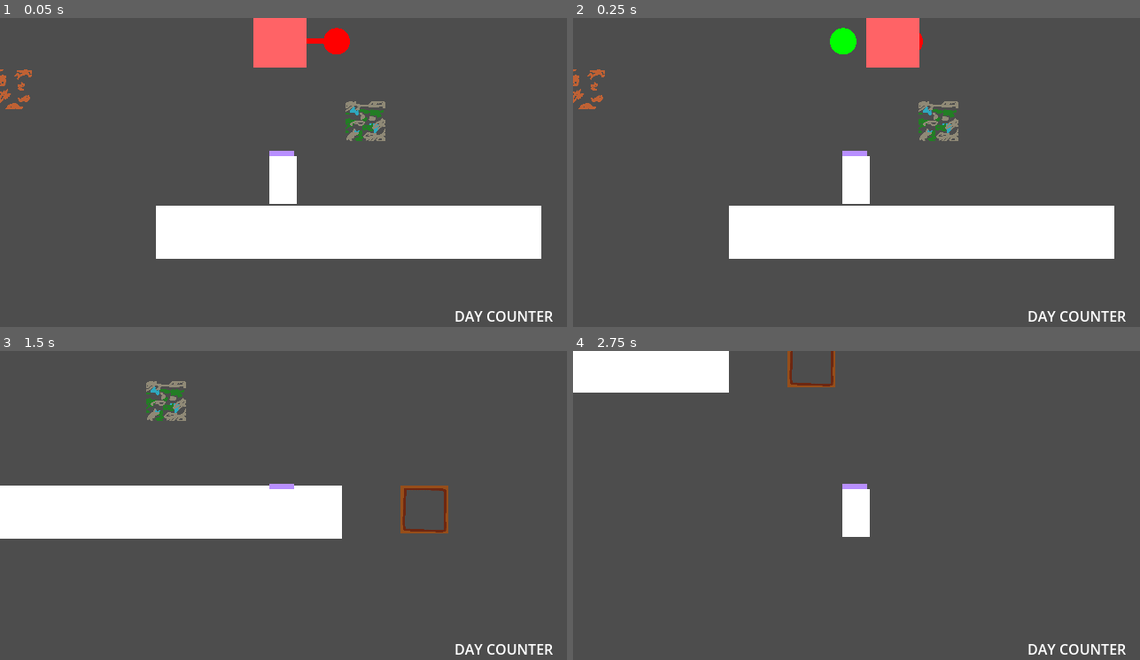
Above: before the commit, frames 1-4 (two rows, left to right).
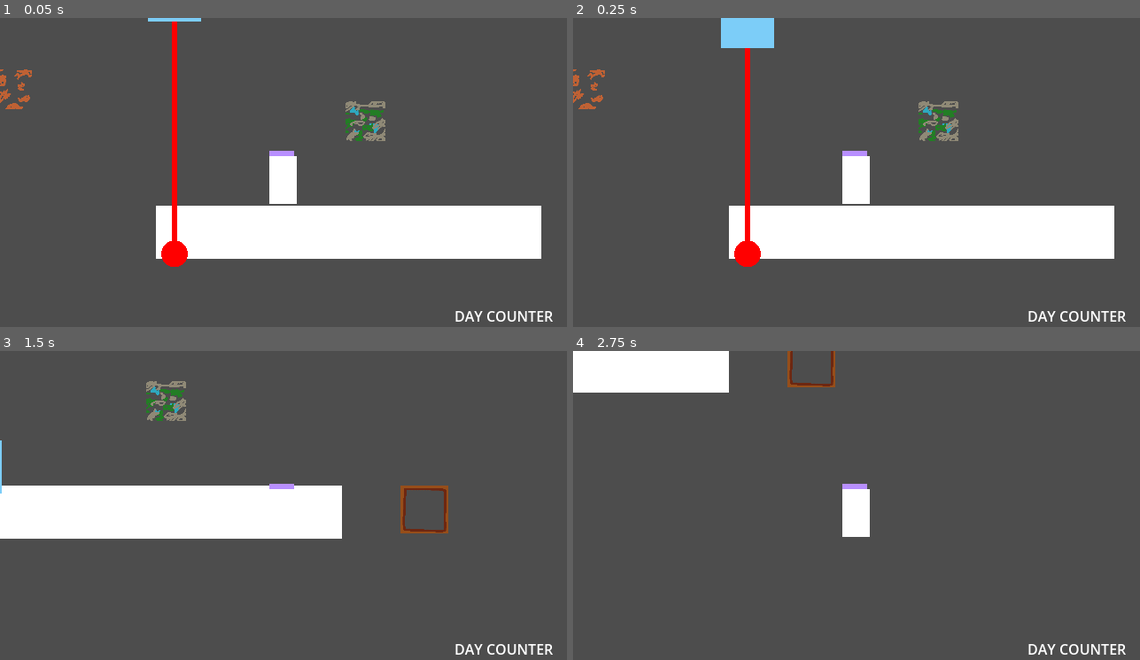
Above: after the commit, the same moments.

Repository: Myriadn/Alter-Serra
Game: Godot game, scene res://scenes/levels/node_2d.tscn
Same seed, same stepped clock (60 frames per second), same inputs: the game is played once before the commit and once after it.
Inputs (mouse positions are in pixels of both pictures, inside the frame that each line leads up to):
- Up to frame 1 (0.05 s): no input
- Up to frame 2 (0.25 s): no input
- Up to frame 3 (1.5 s): move the mouse to (408, 493) at 0.52 s; hold D (move_right) 0.53-1.28 s; hold E (interact) 0.53-1.28 s; move the mouse to (170, 527) at 1.27 s; hold S (move_down) from 1.28 s (still down); tap E (interact) at 1.35 s
- Up to frame 4 (2.75 s): move the mouse to (913, 440) at 2.02 s; release S (move_down) at 2.03 s; hold D (move_right) from 2.03 s (still down); hold E (interact) from 2.03 s (still down)

The runs differ from the first frame. In frame 1, 3.0% of the frame differs, in the area x 26-62%, y 0-81%; in frame 2, 3.7%; in frame 3, less than 0.1%; in frame 4, nothing differs.

Commit message:
feat, fix: ai system w/ Area 2D

Diff:
--- a/scenes/ai/ai_horizontal.tscn
+++ b/scenes/ai/ai_horizontal.tscn
@@ -1,20 +1,24 @@
 [gd_scene format=3 uid="uid://dclef2xnuhnuy"]
 
-[ext_resource type="Script" uid="uid://bqvtxqauox1t1" path="res://scripts/ai/ai_horizontal.gd" id="1_6chqj"]
+[ext_resource type="Script" uid="uid://baobhpuc74f4u" path="res://scripts/ai/ai_horizontal.gd" id="1_6chqj"]
 
-[sub_resource type="RectangleShape2D" id="RectangleShape2D_v1jmu"]
+[sub_resource type="RectangleShape2D" id="RectangleShape2D_6chqj"]
 
-[node name="AIHorizontal" type="CharacterBody2D" unique_id=227653391]
+[node name="AIHorizontal" type="Area2D" unique_id=2112976687]
 script = ExtResource("1_6chqj")
 
-[node name="Sprite2D" type="Sprite2D" parent="." unique_id=261026144]
+[node name="Sprite2D" type="Sprite2D" parent="." unique_id=783440854]
 
-[node name="ColorRect" type="ColorRect" parent="Sprite2D" unique_id=557916235]
+[node name="ColorRect" type="ColorRect" parent="Sprite2D" unique_id=1895745069]
 offset_left = -10.0
 offset_top = -10.0
 offset_right = 10.0
 offset_bottom = 10.0
-color = Color(1, 0.39, 0.4001665, 1)
+color = Color(1, 0.6862745, 0.22352941, 1)
 
-[node name="CollisionShape2D" type="CollisionShape2D" parent="." unique_id=912697858]
-shape = SubResource("RectangleShape2D_v1jmu")
+[node name="CollisionShape2D" type="CollisionShape2D" parent="." unique_id=22470981]
+shape = SubResource("RectangleShape2D_6chqj")
+
+[node name="AnimationPlayer" type="AnimationPlayer" parent="." unique_id=1795037269]
+
+[connection signal="body_entered" from="." to="." method="_on_body_entered"]
--- a/scenes/ai/ai_vertical.tscn
+++ b/scenes/ai/ai_vertical.tscn
@@ -1,20 +1,24 @@
 [gd_scene format=3 uid="uid://bk074axjkhaow"]
 
-[ext_resource type="Script" uid="uid://cc8ukaqe4hi7f" path="res://scripts/ai/ai_vertical.gd" id="1_cl6yq"]
+[ext_resource type="Script" uid="uid://blt78thrbgjh4" path="res://scripts/ai/ai_vertical.gd" id="1_cl6yq"]
 
-[sub_resource type="RectangleShape2D" id="RectangleShape2D_v1jmu"]
+[sub_resource type="RectangleShape2D" id="RectangleShape2D_6chqj"]
 
-[node name="AIVertical" type="CharacterBody2D" unique_id=227653391]
+[node name="AIVertical" type="Area2D" unique_id=2112976687]
 script = ExtResource("1_cl6yq")
 
-[node name="Sprite2D" type="Sprite2D" parent="." unique_id=261026144]
+[node name="Sprite2D" type="Sprite2D" parent="." unique_id=783440854]
 
-[node name="ColorRect" type="ColorRect" parent="Sprite2D" unique_id=557916235]
+[node name="ColorRect" type="ColorRect" parent="Sprite2D" unique_id=1895745069]
 offset_left = -10.0
 offset_top = -10.0
 offset_right = 10.0
 offset_bottom = 10.0
-color = Color(1, 0.39, 0.4001665, 1)
+color = Color(0.4857856, 0.80482614, 0.9698834, 1)
 
-[node name="CollisionShape2D" type="CollisionShape2D" parent="." unique_id=912697858]
-shape = SubResource("RectangleShape2D_v1jmu")
+[node name="CollisionShape2D" type="CollisionShape2D" parent="." unique_id=22470981]
+shape = SubResource("RectangleShape2D_6chqj")
+
+[node name="AnimationPlayer" type="AnimationPlayer" parent="." unique_id=1795037269]
+
+[connection signal="body_entered" from="." to="." method="_on_body_entered"]
--- a/scenes/levels/node_2d.tscn
+++ b/scenes/levels/node_2d.tscn
@@ -54,12 +54,8 @@
 
 [node name="Player" parent="EntityGroup" unique_id=2026500027 instance=ExtResource("2_babg3")]
 
-[node name="AIHorizontal" parent="EntityGroup" unique_id=227653391 instance=ExtResource("4_yg3ru")]
-position = Vector2(-5, -61)
-speed = 75.0
-patrol_distance = 25.0
+[node name="AIHorizontal" parent="EntityGroup" unique_id=2112976687 instance=ExtResource("4_yg3ru")]
+position = Vector2(104, -97)
 
-[node name="AIHorizontal2" parent="EntityGroup" unique_id=6648097 instance=ExtResource("5_ccpaa")]
-position = Vector2(134, -153)
-speed = 100.0
-patrol_distance = 50.0
+[node name="AIVertical" parent="EntityGroup" unique_id=1854918124 instance=ExtResource("5_ccpaa")]
+position = Vector2(-41, -81)
--- a/scripts/ai/ai_controller.gd
+++ b/scripts/ai/ai_controller.gd
@@ -1,4 +1,4 @@
-extends CharacterBody2D
+extends Area2D
 class_name AIController
 
 @export var speed: float = 50.0
@@ -10,11 +10,23 @@
 var target_position: Vector2
 var wait_timer: float = 0.0
 var is_waiting: bool = false
+var velocity: Vector2 = Vector2.ZERO
 
 func _ready():
 	start_position = global_position
 	setup_patrol()
 	# print("AI spawned at: ", global_position)
+
+func _on_body_entered(body: Node2D):
+	if body is Player:  # Cek apakah yang nabrak player
+		print("touched")
+		# Nanti bisa trigger game over / retry di sini
+		trigger_game_over(body)
+
+func trigger_game_over(player: Player):
+	# Placeholder - nanti bisa panggil game manager
+	print("Game over will implemented")
+	# get_tree().reload_current_scene()
 
 # Override ini di child class
 func setup_patrol():
@@ -46,6 +58,7 @@
 
 func handle_patrol(delta: float):
 	patrol_movement(delta)
+	global_position += velocity * delta
 
 func handle_chase(delta: float):
 	# Untuk nanti kalo mau chase player
--- a/scripts/ai/ai_horizontal.gd
+++ b/scripts/ai/ai_horizontal.gd
@@ -20,7 +20,6 @@
 	# Gerak ke target
 	var direction = (target_position - global_position).normalized()
 	velocity = direction * speed
-	move_and_slide()
 
 	# Flip sprite sesuai arah
 	if has_node("Sprite2D"):
--- a/scripts/ai/ai_vertical.gd
+++ b/scripts/ai/ai_vertical.gd
@@ -20,7 +20,6 @@
 	# Gerak ke target
 	var direction = (target_position - global_position).normalized()
 	velocity = direction * speed
-	move_and_slide()
 
 	# Cek udah sampai target belum
 	if reached_target():
Not shown, changed: scripts/ai/ai_controller.gd.uid
Not shown, removed: scripts/ai/ai_horizontal.gd.uid
Not shown, changed: scripts/ai/ai_state.gd.uid
Not shown, removed: scripts/ai/ai_vertical.gd.uid
